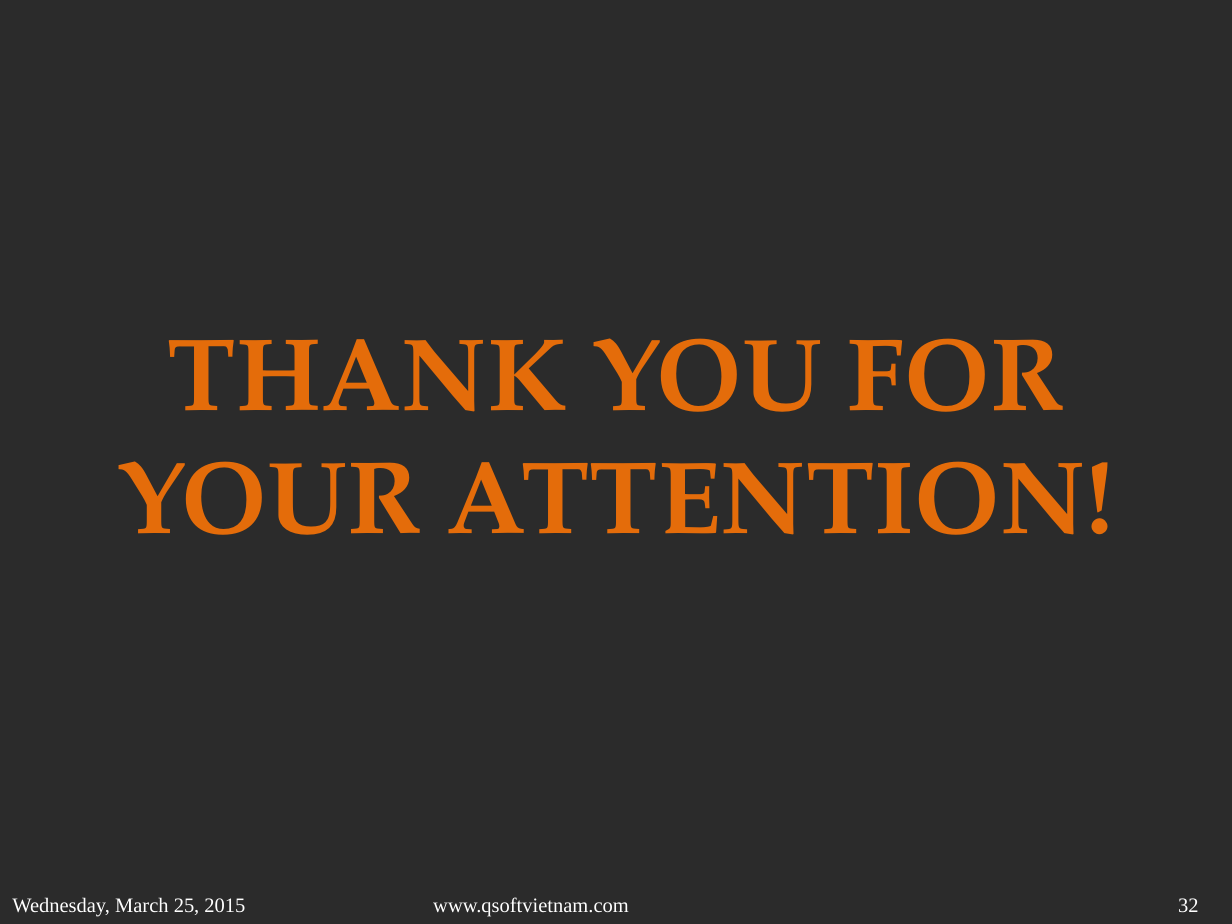
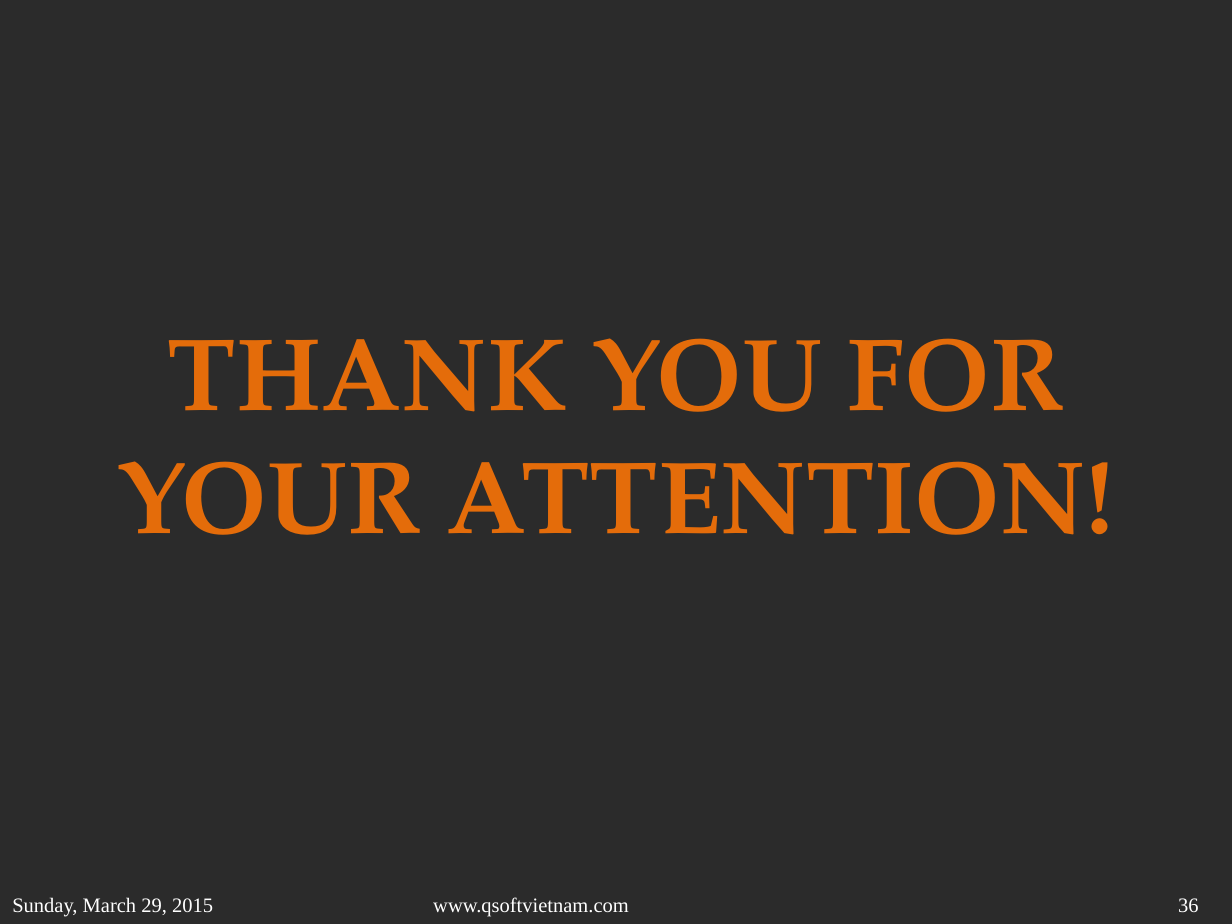
Before and after one commit to sonvq-qsoftvn/htmltraining, a slide deck: slide 36 of QSoftVietnam_SlideTemplate2014- Sonvq.pptx (slide 32 before the commit). Drawn at 1232x924 pixels with LibreOffice and Linux fonts; fonts in the diff are those of the drawing; background and template pictures are left out; a plain dark background stands for a picture behind light text. Boxes give left, top, right and bottom in pixels: in the first picture for what was removed or moved away, otherwise in the second. Text is boxed around its words. In the diff, an @@ line names an element or a change of style, - is before the commit and + after.

```diff
--- a/QSoftVietnam_SlideTemplate2014- Sonvq.pptx
+++ b/QSoftVietnam_SlideTemplate2014- Sonvq.pptx
@@ text at (12,897,213,917): text changed @@
-Wednesday, March 25, 2015
+Sunday, March 29, 2015
@@ page number at (1178,898,1198,912): text changed @@
-32
+36
```
Also in this commit, not shown: 31 other slides changed, 4 slides added, 9 other files.
